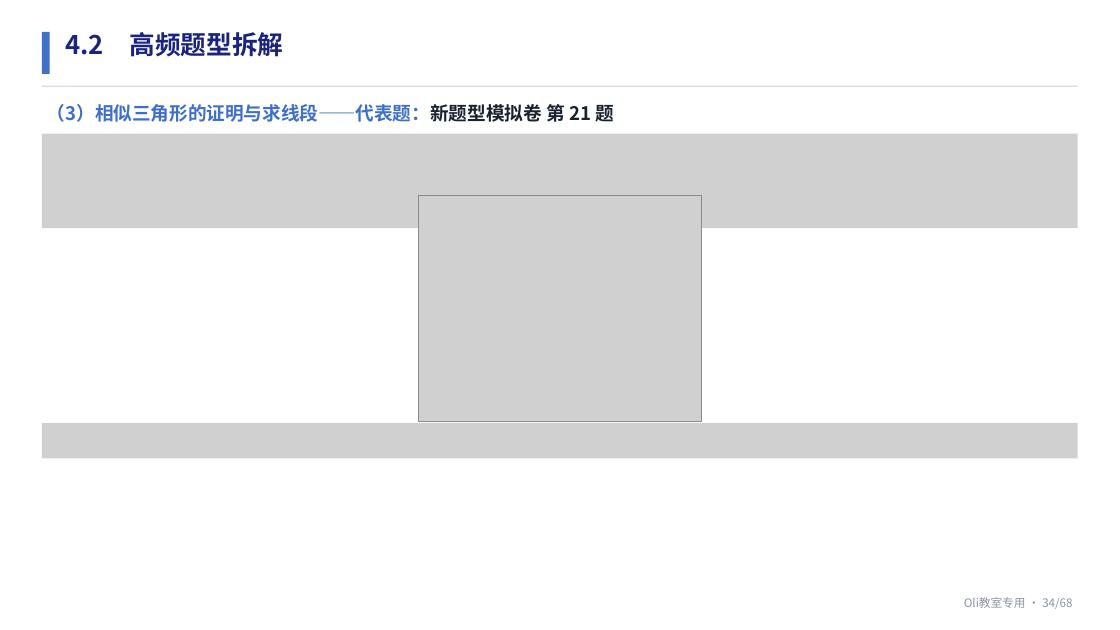
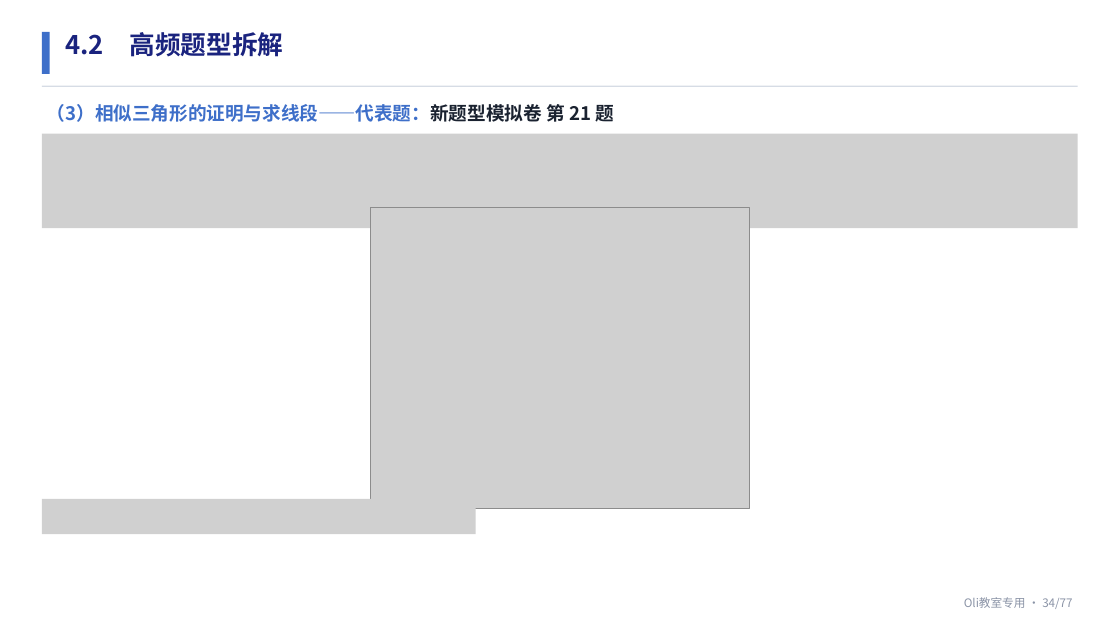
Before and after one commit to TiantianYeTTY/math-teaching-ppt, a slide deck: slide 34 of assets/九年级期中考点梳理教学课件_定稿参考.pptx. Drawn at 1120x630 pixels with LibreOffice and Linux fonts; fonts in the diff are those of the drawing; grey boxes stand for pictures. Boxes give left, top, right and bottom in pixels: in the first picture for what was removed or moved away, otherwise in the second. Text is boxed around its words. In the diff, an @@ line names an element or a change of style, - is before the commit and + after.

```diff
--- a/assets/九年级期中考点梳理教学课件_定稿参考.pptx
+++ b/assets/九年级期中考点梳理教学课件_定稿参考.pptx
@@ picture: place and size @@
-picture at [418, 196, 702, 421]
+picture at [371, 207, 749, 508]
@@ picture removed at [42, 423, 1078, 459] @@
@@ picture added at [42, 499, 476, 534] @@
@@ text at [964, 597, 1072, 609]: text changed @@
-Oli教室专用 · 34/68
+Oli教室专用 · 34/77
```
Also in this commit, not shown: 66 other slides changed, 10 slides added, 1 slide removed, 5 other files.
